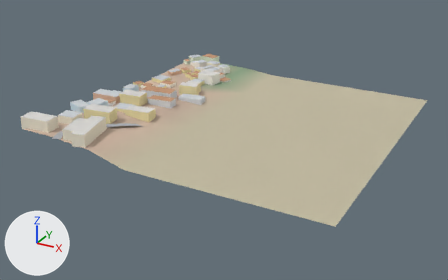
One commit to the glTF model city/lo/t_15_-3.glb: the scene before it, then after it.
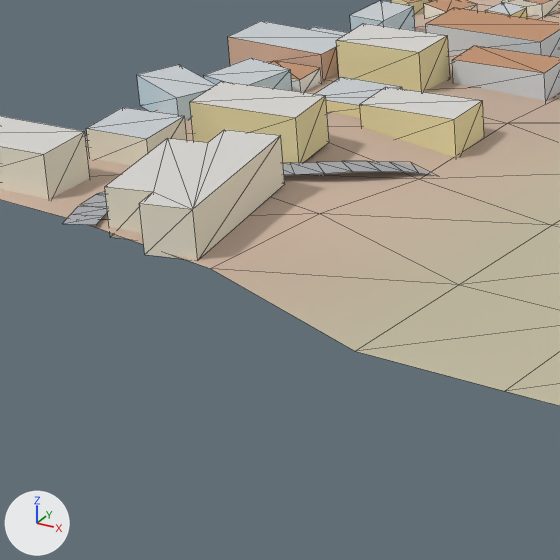
Each version is shown whole from a 50 mm camera at (4193.6, -1086.5, 199.3) aimed at (3956.3, -655.0, -16.4), then close up on the part from 8% to 39% of the width and 30% to 79% of the height. The axes (+X, +Y, +Z) are drawn at lower left. The lights are the same throughout. The first two pictures are the older version. The close-ups show mesh edges as thin lines. Vertices at exactly the same position are counted once.

Objects in the first close-up: 'Lo'.
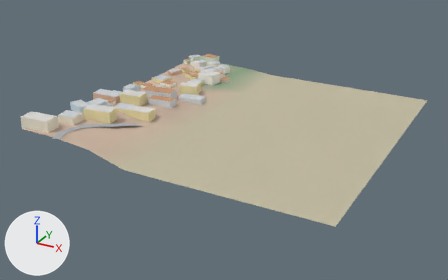
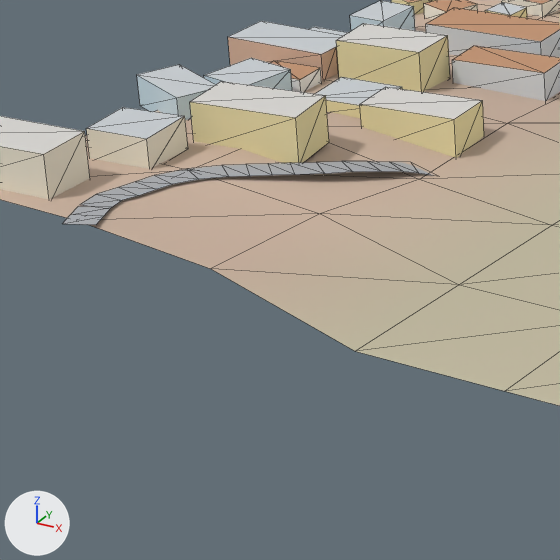
Pixel boxes (x1, y1, x2, y2) of what changed, in the close-ups (560 x 560 px):
part 1 of me_lo, deleted: before (105, 130, 285, 260)

The change, as a list of edits to the scene's bpy script:
```text
Change me_lo:
    used by ob_lo; location = (0.0, 0.0, 0.0)
    remove me_lo.from_pydata(...)  # 471 vertices, 606 faces; spans x 3829.0..4096.0, y -771.0..-506.0, z -1.0..20.0
    add me_lo.from_pydata(...)  # 455 vertices, 584 faces; spans x 3829.0..4096.0, y -771.0..-506.0, z -1.0..20.0
    me_lo part 1: the loose piece of 16 vertices spanning x 3872.0..3900.0, y -769.0..-730.0, z 8.0..18.0 is deleted
```
